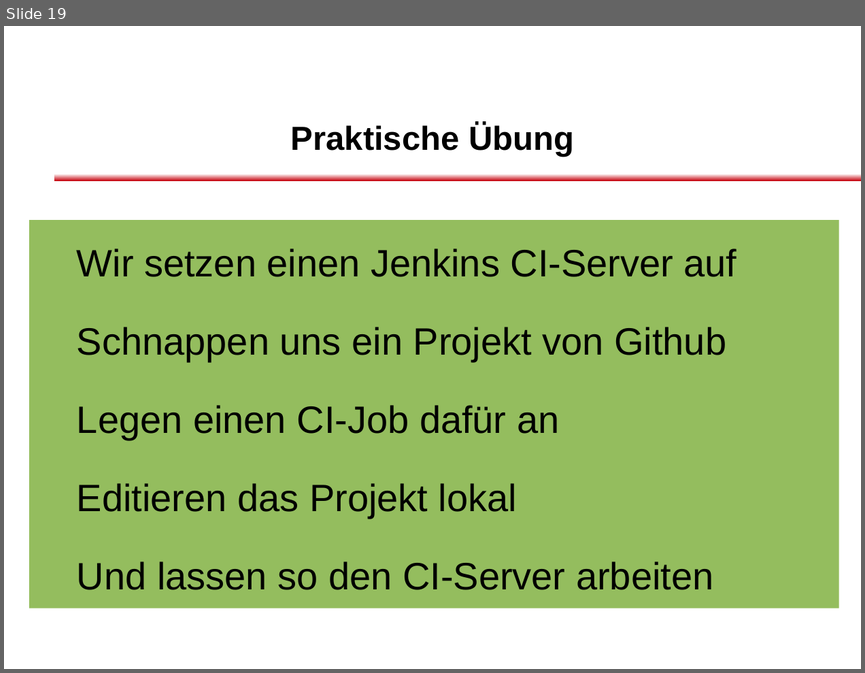
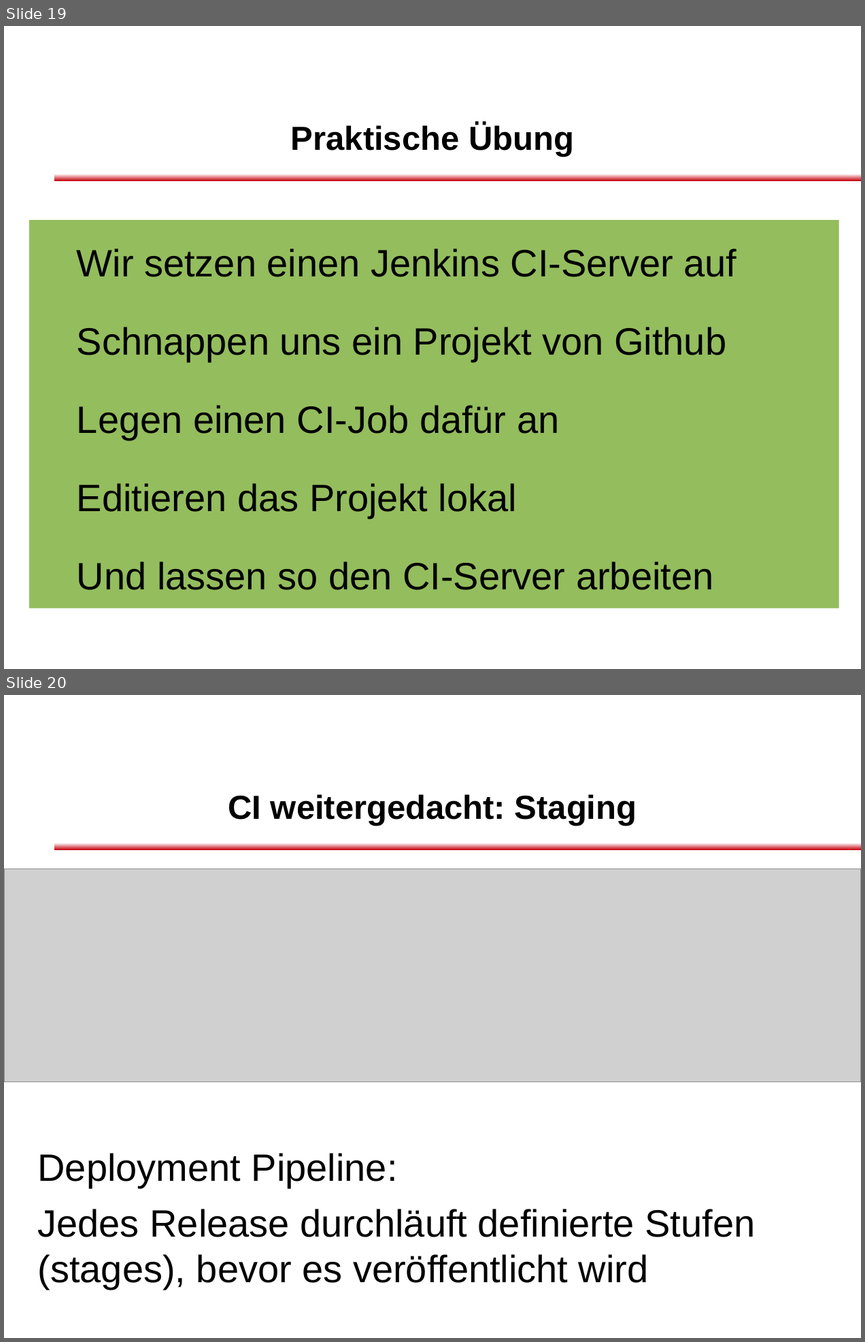
Before and after one commit to dlindner/vorlesung-se2-dhbw, a slide deck: added_2012/Continuous Integration.odp. Shown one above the other, each under a label of ours: slide 19 before the commit, slides 19 and 20 after it. The pictures are 865x673 and 865x1342 pixels, drawn with LibreOffice and Linux fonts; fonts in the diff are those of the drawing; grey boxes stand for pictures; background and template pictures are left out. Boxes give left, top, right and bottom in pixels: in the first picture for what was removed or moved away, otherwise in the second. Text is boxed around its words. In the diff, an @@ line names an element or a change of style, - is before the commit and + after.

Commit message:
Folien überarbeitet Staging-Folien eingebaut Fehlende Grafik eingefügt

```diff
--- a/added_2012/Continuous Integration.odp
+++ b/added_2012/Continuous Integration.odp
@@ slide 20 added at <box>4,695,861,1338</box>, background #FFFFFF; not listed: 1 template element that a slide beside it also shows @@
@@ title added at <box>228,794,636,826</box>, 28 pt, text #000000, bold @@
+CI weitergedacht: Staging
@@ picture added at <box>4,869,861,1083</box> @@
@@ text added at <box>38,1153,755,1289</box>, 32 pt, text #000000 @@
+Deployment Pipeline:
+Jedes Release durchläuft definierte Stufen (stages), bevor es veröffentlicht wird
@@ text added at <box>54,1176,671,1210</box>, 24 pt, text #FFFFFF, bold @@
+Vortragstitel in Verdana 24 fett, weiss
```
Also in this commit, not shown: 8 slides changed, 2 other slides added.
